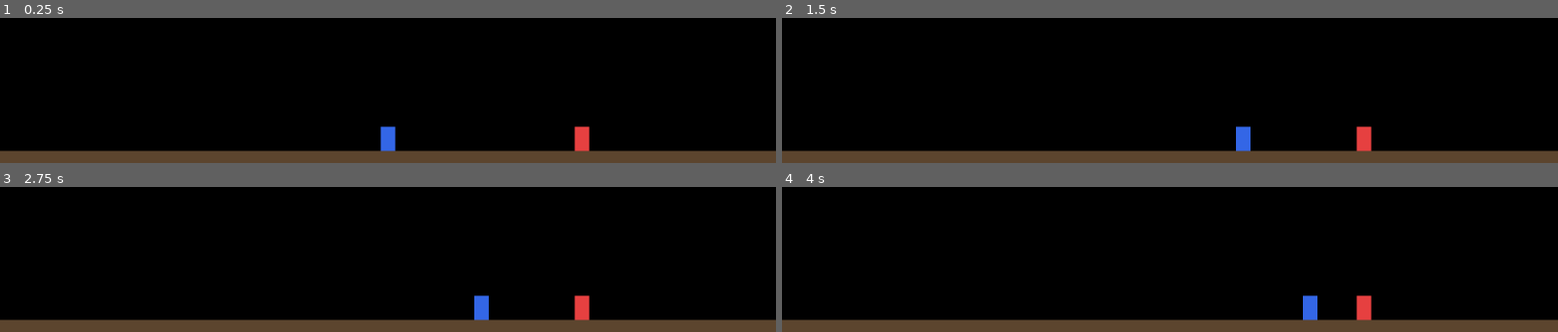
Above: before the commit, frames 1-4 (two rows, left to right).
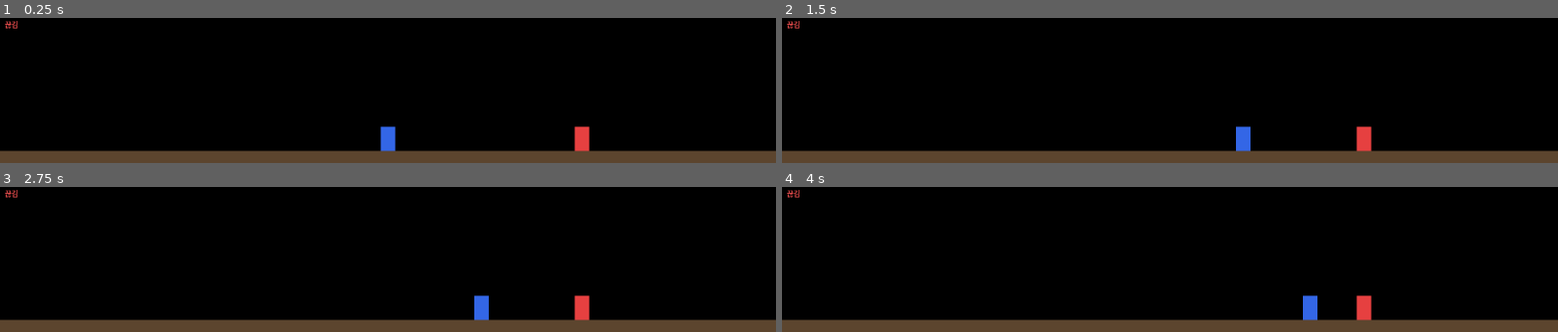
Above: after the commit, the same moments.

Repository: isjkms/Terrarium_Client
Game: Godot game, scene res://main.tscn
The game is run twice, just before and just after one commit, with the same random seed, the same clock (stepped at 60 frames per second) and the same inputs.
Inputs:
- Up to frame 1 (0.25 s): no input
- Up to frame 2 (1.5 s): tap Enter at 0.5 s; hold Right (ui_right) 0.53-1.28 s; hold Left (ui_left) from 1.28 s (still down)
- Up to frame 3 (2.75 s): release Left (ui_left) at 2.03 s; hold Right (ui_right) from 2.03 s (still down)
- Up to frame 4 (4 s): release Right (ui_right) at 3.53 s; hold Left (ui_left) from 3.53 s (still down)

The runs differ from the first frame. In frame 1, less than 0.1% of the frame differs, in the area x 0-3%, y 2-8%; in frame 2, less than 0.1%; in frame 3, less than 0.1%; in frame 4, less than 0.1%.

Commit message:
[CL-020][feat] 연결 상태/latency 표시
https://github.com/isjkms/Terrarium_Client/issues/19

Diff:
--- a/main.gd
+++ b/main.gd
@@ -128,6 +128,7 @@
 			WebSocketPeer.STATE_CLOSED:
 				print("[WS] 연결 종료/실패")
 		_ws_state = state
+		queue_redraw()  # CL-020: 연결 상태 텍스트 갱신
 
 	if state == WebSocketPeer.STATE_OPEN:
 		if not _joined:
@@ -166,12 +167,33 @@
 	# floorY 아래쪽을 바닥 영역으로 채운다. 윗변(y=floor_y)이 캐릭터가 서는 기준선.
 	draw_rect(Rect2(0, floor_y, world_width, 240.0 - floor_y), Color(0.36, 0.27, 0.18))
 
+	_draw_connection_status()
+
 	# 원격 캐릭터(친구)
 	for id in remote_players:
 		_draw_character(remote_players[id]["floor_x"], PLAYER_COLORS[id])
 
 	# 내 캐릭터
 	_draw_character(my_floor_x, PLAYER_COLORS[my_player_id])
+
+func _draw_connection_status() -> void:
+	# CL-020: 현재 WebSocket 연결 상태를 좌상단에 표시. latency는 서버 heartbeat 준비 후(보류).
+	var label := ""
+	var color := Color.WHITE
+	match _ws_state:
+		WebSocketPeer.STATE_OPEN:
+			label = "연결됨"
+			color = Color(0.3, 0.85, 0.3)
+		WebSocketPeer.STATE_CONNECTING:
+			label = "연결 중…"
+			color = Color(0.95, 0.85, 0.2)
+		WebSocketPeer.STATE_CLOSING:
+			label = "종료 중…"
+			color = Color(0.95, 0.85, 0.2)
+		_:
+			label = "끊김"
+			color = Color(0.9, 0.3, 0.3)
+	draw_string(ThemeDB.fallback_font, Vector2(8, 16), label, HORIZONTAL_ALIGNMENT_LEFT, -1, 12, color)
 
 func _draw_character(floor_x: float, color: Color) -> void:
 	# 밑변이 바닥선(floor_y)에 닿도록 도형을 세운다.
